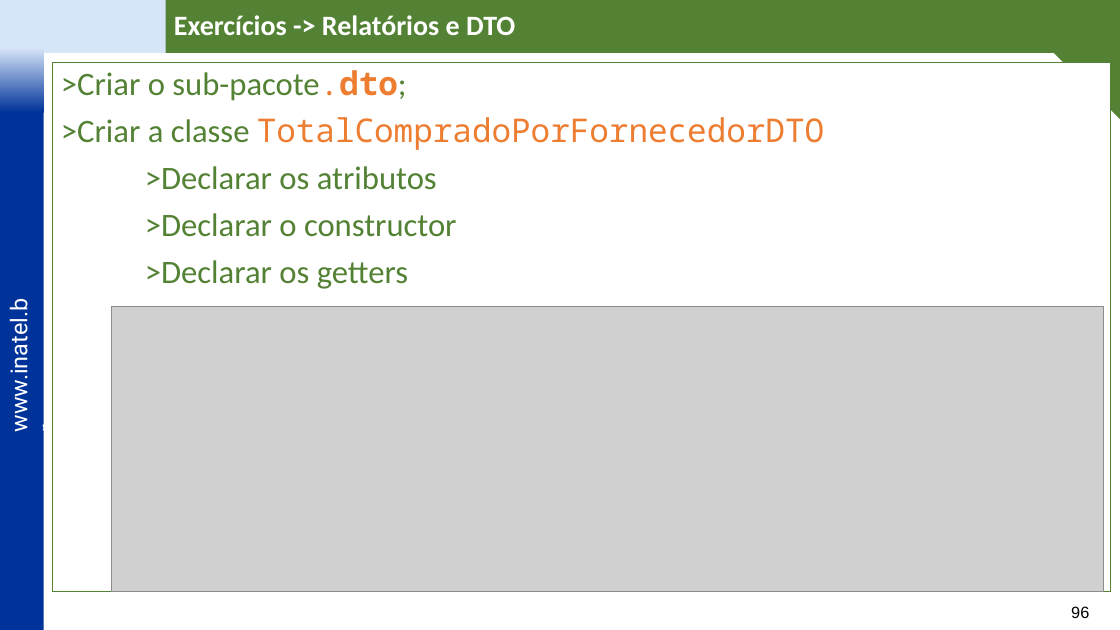
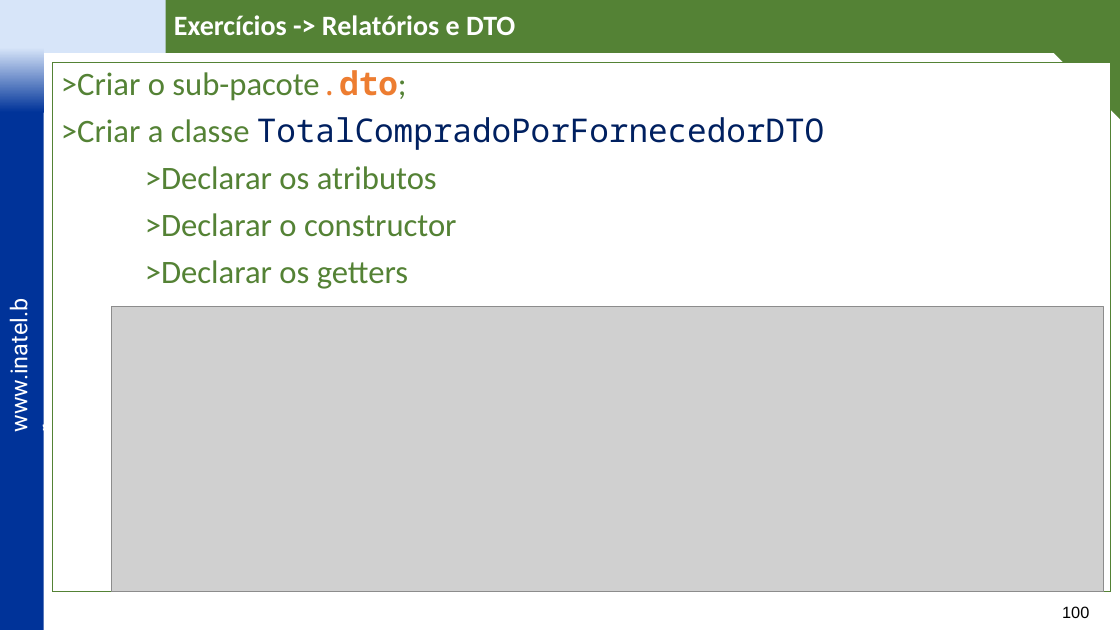
Before and after one commit to vitor-figueiredo/Lab_JPA, a slide deck: slide 100 of _docs/IDP Labs - JPA - v6.pptx (slide 96 before the commit). Drawn at 1120x630 pixels with LibreOffice and Linux fonts; fonts in the diff are those of the drawing; grey boxes stand for pictures; background and template pictures are left out. Boxes give left, top, right and bottom in pixels: in the first picture for what was removed or moved away, otherwise in the second. Text is boxed around its words. In the diff, an @@ line names an element or a change of style, - is before the commit and + after.

```diff
--- a/_docs/IDP Labs - JPA - v6.pptx
+++ b/_docs/IDP Labs - JPA - v6.pptx
@@ text in rectangle at [61, 117, 824, 150]: text colour #ED7D31 to #002060 in "TotalCompradoPorFornecedorDTO" @@
@@ page number at [1062, 606, 1089, 618]: text changed @@
-96
+100
```
Also in this commit, not shown: 23 other slides changed, 4 slides added, 2 other files.
